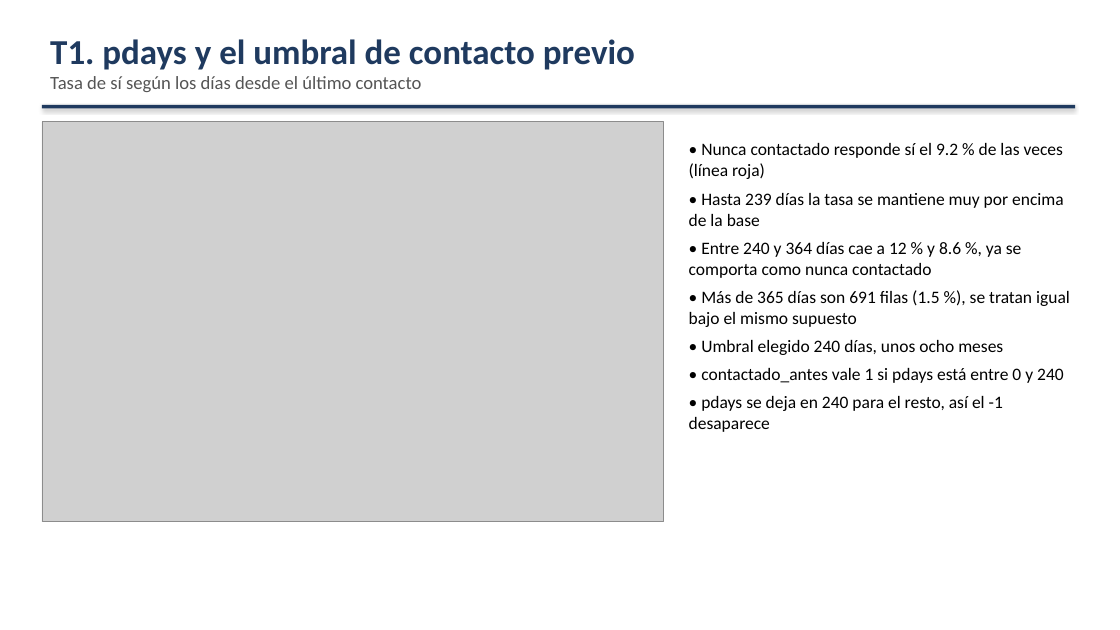
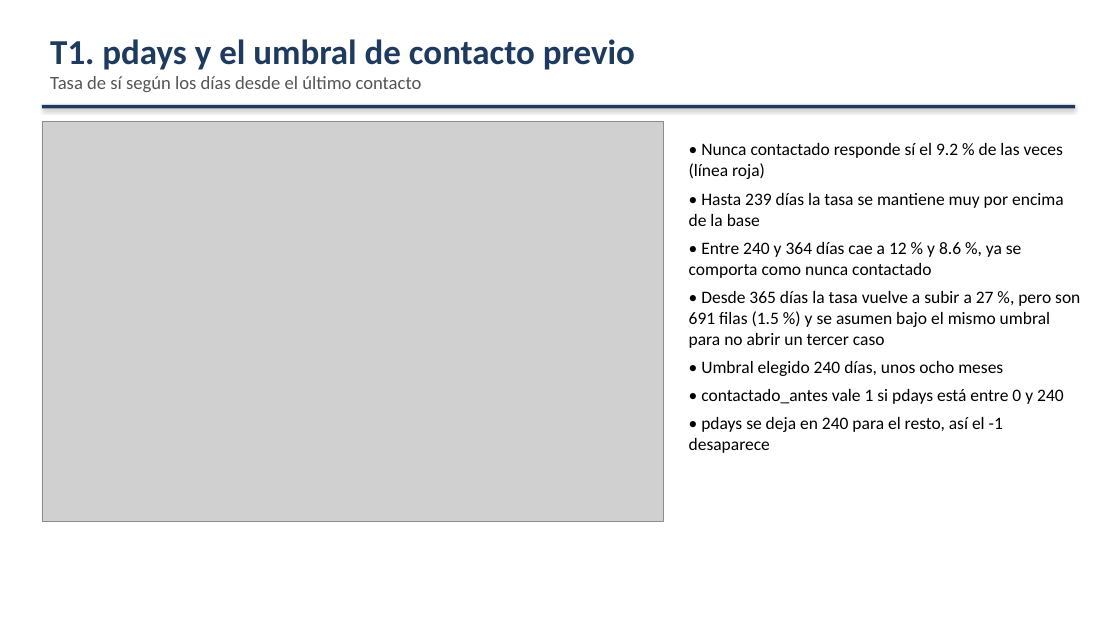
Before and after one commit to Checho019/maestria-inteligencia-computacional, a slide deck: slide 8 of Exposicion Bank/exposicion_bank.pptx. Drawn at 1120x630 pixels with LibreOffice and Linux fonts; fonts in the diff are those of the drawing; grey boxes stand for pictures. Boxes give left, top, right and bottom in pixels: in the first picture for what was removed or moved away, otherwise in the second. Text is boxed around its words. In the diff, an @@ line names an element or a change of style, - is before the commit and + after.

```diff
--- a/Exposicion Bank/exposicion_bank.pptx
+++ b/Exposicion Bank/exposicion_bank.pptx
@@ text at bbox=[689, 291, 1080, 348]: text changed @@
-• Más de 365 días son 691 filas (1.5 %), se tratan igual bajo el mismo supuesto
+• Desde 365 días la tasa vuelve a subir a 27 %, pero son 691 filas (1.5 %) y se asumen bajo el mismo umbral para no abrir un tercer caso
```
Also in this commit, not shown: 11 other slides changed, 1 slide added, 12 other files.
